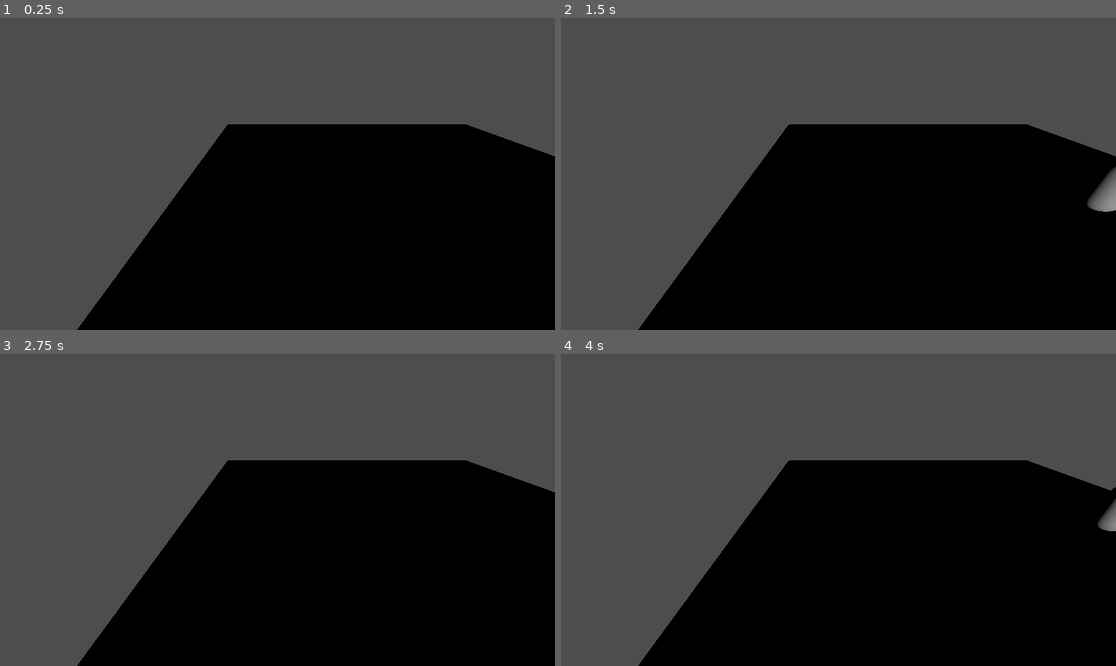
Above: before the commit, frames 1-4 (two rows, left to right).
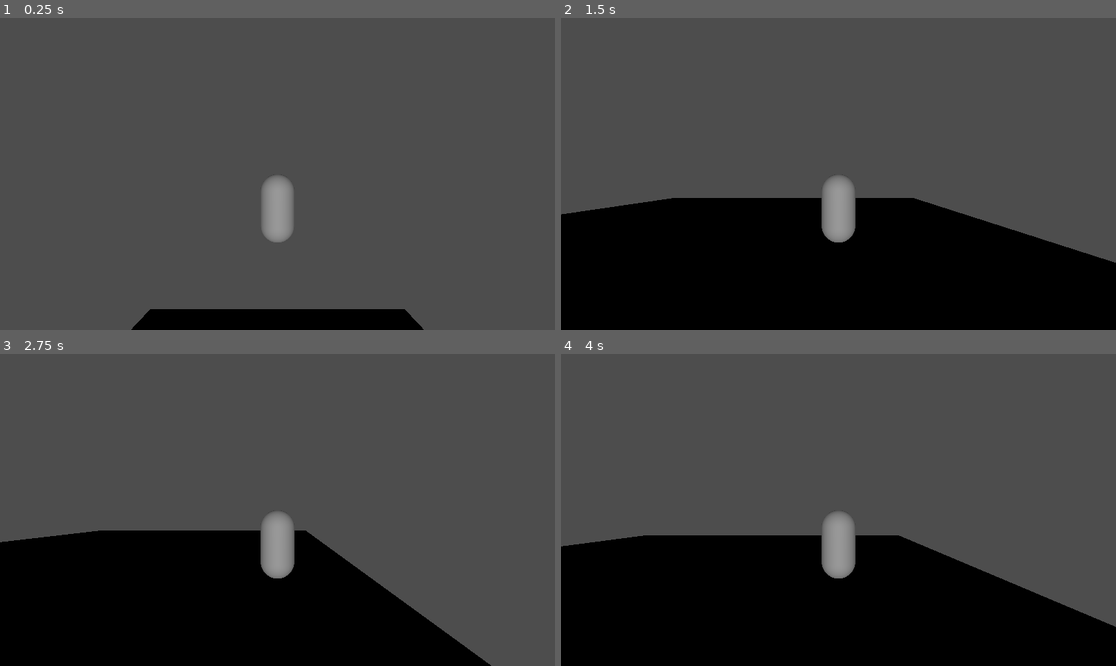
Above: after the commit, the same moments.

Repository: gourarimohamedamine67-arch/infinity-nexus
Game: Godot game, scene res://world.tscn
Two runs of this game, one before a commit and one after it. Both use one fixed random seed, a clock stepped at 60 frames per second and the inputs below.
Inputs:
- Up to frame 1 (0.25 s): no input
- Up to frame 2 (1.5 s): tap Enter (ui_accept) at 0.5, 0.77 s; hold Right (ui_right) 0.53-1.28 s; hold Down (ui_down) from 1.28 s (still down)
- Up to frame 3 (2.75 s): tap Enter (ui_accept) at 1.52 s; release Down (ui_down) at 2.03 s; hold Right (ui_right) from 2.03 s (still down)
- Up to frame 4 (4 s): release Right (ui_right) at 2.78 s; hold Up (ui_up) 2.78-3.53 s; tap Enter (ui_accept) at 3.02, 3.77 s; hold Left (ui_left) from 3.53 s (still down)

The runs differ from the first frame. In frame 1, 44% of the frame differs, in the area x 13-100%, y 34-100%; in frame 2, 28%; in frame 3, 36%; in frame 4, 30%.

Commit message:
Caméra qui suit le joueur - SpringArm3D

Diff:
--- a/player.gd
+++ b/player.gd
@@ -3,6 +3,8 @@
 const SPEED = 5.0
 const JUMP_VELOCITY = 4.5
 var gravity = ProjectSettings.get_setting("physics/3d/default_gravity")
+
+@onready var spring_arm = $SpringArm3D
 
 func _physics_process(delta):
 	if not is_on_floor():
@@ -18,3 +20,6 @@
 		velocity.x = move_toward(velocity.x, 0, SPEED)
 		velocity.z = move_toward(velocity.z, 0, SPEED)
 	move_and_slide()
+
+func _process(delta):
+	spring_arm.global_position = global_position + Vector3(0, 1, 0)
--- a/world.tscn
+++ b/world.tscn
@@ -19,14 +19,11 @@
 transform = Transform3D(20, 0, 0, 0, 0.1, 0, 0, 0, 20, 0, 0, 0)
 mesh = SubResource("BoxMesh_gv5m4")
 
-[node name="DirectionalLight3D" type="DirectionalLight3D" parent="StaticBody3D/MeshInstance3D" unique_id=1958423386]
-transform = Transform3D(0.05, 0, 0, 0, 10, 0, 0, 0, 0.05, -0.29118273, 19.767181, 0.09754765)
-
-[node name="Camera3D" type="Camera3D" parent="StaticBody3D/MeshInstance3D/DirectionalLight3D" unique_id=539781571]
-transform = Transform3D(1, 0, 0, 0, 0.8660254, 0.5, 0, -0.5, 0.8660254, 0, 3, 5)
-
 [node name="CollisionShape3D" type="CollisionShape3D" parent="StaticBody3D" unique_id=851986273]
 shape = SubResource("BoxShape3D_f3sb7")
+
+[node name="DirectionalLight3D" type="DirectionalLight3D" parent="." unique_id=1958423386]
+transform = Transform3D(1, 0, 0, 0, 1, 0, 0, 0, 1, -5.8236547, 1.9767182, 1.950953)
 
 [node name="Player" type="CharacterBody3D" parent="." unique_id=1591812258]
 transform = Transform3D(1, 0, 0, 0, 1, 0, 0, 0, 1, 0, 10, 0)
@@ -37,3 +34,9 @@
 
 [node name="CollisionShape3D" type="CollisionShape3D" parent="Player" unique_id=789801335]
 shape = SubResource("CapsuleShape3D_f3sb7")
+
+[node name="SpringArm3D" type="SpringArm3D" parent="Player" unique_id=1415617684]
+spring_length = 6.0
+
+[node name="Camera3D" type="Camera3D" parent="Player/SpringArm3D" unique_id=1356037121]
+transform = Transform3D(1, 0, 0, 0, 1, 0, 0, 0, 1, 0, 2, 0)
